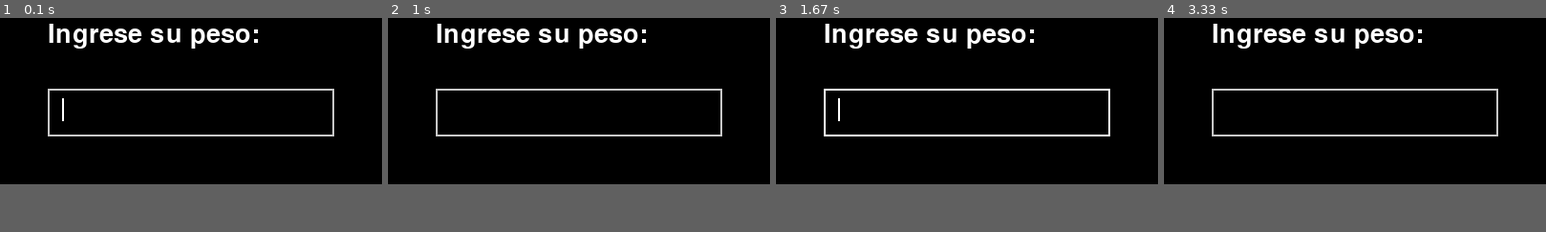
Above: before the commit, frames 1-4 (left to right).
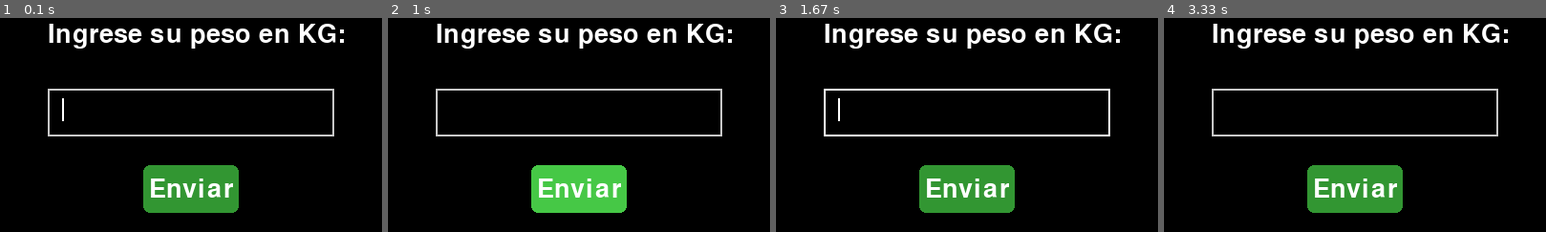
Above: after the commit, the same moments.

Repository: Juansebt/prueba
Game: pygame game, started from prueba.py
The game is run twice, just before and just after one commit, with the same random seed, the same clock (stepped at 60 frames per second) and the same inputs.
Inputs (mouse positions are in pixels of both pictures, inside the frame that each line leads up to):
- Up to frame 1 (0.1 s): no input
- Up to frame 2 (1 s): click (579, 112) at 0.38 s; click (617, 165) at 0.72 s
- Up to frame 3 (1.67 s): click (848, 75) at 1.05 s; click (1012, 133) at 1.38 s
- Up to frame 4 (3.33 s): click (1362, 32) at 1.72 s; click (1335, 174) at 2.05 s; click (1343, 71) at 2.38 s; click (1431, 95) at 2.72 s; click (1488, 174) at 3.05 s
The window is 400x200 before the commit and 400x250 after it. Grey fills any space a smaller window leaves; there, only what the larger window draws over its background counts as a difference.

The runs differ from the first frame. In frame 1, 6.4% of the frame differs, in the area x 37-90%, y 2-92%; in frame 2, 6.4%; in frame 3, 6.4%; in frame 4, 6.4%.

Commit message:
cuarta versión - modificaciones

Diff:
--- a/prueba.py
+++ b/prueba.py
@@ -11,19 +11,32 @@
     imagen = cv2.cvtColor(imagen, cv2.COLOR_BGR2RGB)
     return imagen
 
+# Función para dibujar un botón con esquinas redondeadas
+def dibujar_boton_redondeado(pantalla, rect, color, texto, fuente):
+    # Dibujar el fondo del botón
+    pygame.draw.rect(pantalla, color, rect, border_radius=7)  # Esquinas redondeadas
+
+    # Centrar el texto en el botón
+    texto_superficie = fuente.render(texto, True, (255, 255, 255))
+    texto_rect = texto_superficie.get_rect(center=rect.center)  # Centrar el texto en el botón
+    pantalla.blit(texto_superficie, texto_rect)  # Mostrar el texto centrado en el botón
+
 # Función para mostrar un cuadro de entrada en Pygame para obtener el peso del usuario
 def pedir_peso_pygame():
     pygame.init()
-    pantalla = pygame.display.set_mode((400, 200))
-    pygame.display.set_caption("Ingrese su peso")
+    pantalla = pygame.display.set_mode((400, 250))
+    pygame.display.set_caption("Ingresar peso")
 
     # Definir fuente y colores
     fuente = pygame.font.Font(None, 50)
     fuente_indicacion = pygame.font.Font(None, 40)  # Fuente para la indicación
+    fuente_boton = pygame.font.Font(None, 40)
     color_texto = (255, 255, 255)
     color_fondo = (0, 0, 0)
     color_cuadro = (200, 200, 200)
     color_cuadro_activo = (255, 255, 255)
+    color_boton_normal = (50, 150, 50)
+    color_boton_hover = (70, 200, 70)  # Color cuando el mouse está sobre el botón
 
     # Cuadro de texto y variables de entrada
     cuadro = pygame.Rect(50, 100, 300, 50)
@@ -33,6 +46,9 @@
     terminado = False
     peso = None
 
+    # Definir botón de enviar
+    boton = pygame.Rect(150, 180, 100, 50)  # Posición y tamaño del botón
+
     while not terminado:
         for evento in pygame.event.get():
             if evento.type == pygame.QUIT:
@@ -40,7 +56,7 @@
                 return None
 
             if evento.type == pygame.MOUSEBUTTONDOWN:
-                # Activar el cuadro de texto si el usuario hace clic en él
+                # Verificar si se hace clic en el cuadro de texto
                 if cuadro.collidepoint(evento.pos):
                     activo = True
                     cuadro_color = color_cuadro_activo
@@ -48,24 +64,28 @@
                     activo = False
                     cuadro_color = color_cuadro
 
-            if evento.type == pygame.KEYDOWN:
-                if activo:
-                    if evento.key == pygame.K_RETURN:
-                        try:
-                            peso = float(texto)
-                            terminado = True  # Terminar cuando se ingrese el peso
-                        except ValueError:
-                            texto = ''  # Limpiar si el texto no es un número válido
-                    elif evento.key == pygame.K_BACKSPACE:
-                        texto = texto[:-1]
-                    else:
+                # Verificar si se hace clic en el botón de enviar
+                if boton.collidepoint(evento.pos):
+                    try:
+                        peso = float(texto)
+                        terminado = True  # Terminar cuando se presiona el botón de enviar
+                    except ValueError:
+                        texto = ''  # Limpiar si el texto no es un número válido
+
+            if evento.type == pygame.KEYDOWN and activo:
+                # Validar que solo se puedan ingresar números y un punto decimal
+                if evento.key == pygame.K_BACKSPACE:
+                    texto = texto[:-1]
+                else:
+                    # Solo permitir dígitos o un único punto decimal
+                    if evento.unicode.isdigit() or (evento.unicode == '.' and '.' not in texto):
                         texto += evento.unicode
 
         # Dibujar pantalla
         pantalla.fill(color_fondo)
 
         # Renderizar la indicación
-        indicacion_superficie = fuente_indicacion.render("Ingrese su peso:", True, color_texto)
+        indicacion_superficie = fuente_indicacion.render("Ingrese su peso en KG:", True, color_texto)
         pantalla.blit(indicacion_superficie, (50, 30))  # Mostrar indicación arriba del campo de texto
 
         # Renderizar el texto actual en el cuadro de entrada
@@ -80,6 +100,16 @@
 
         # Dibujar cuadro de texto
         pygame.draw.rect(pantalla, cuadro_color, cuadro, 2)
+
+        # Detectar el estado del mouse
+        mouse_pos = pygame.mouse.get_pos()
+        if boton.collidepoint(mouse_pos):
+            boton_color = color_boton_hover  # Cambiar color al pasar el mouse
+        else:
+            boton_color = color_boton_normal  # Color normal
+
+        # Dibujar el botón de enviar con esquinas redondeadas
+        dibujar_boton_redondeado(pantalla, boton, boton_color, "Enviar", fuente_boton)
 
         # Actualizar la pantalla
         pygame.display.flip()
@@ -108,6 +138,7 @@
 
         # Crear una ventana de Pygame con las dimensiones de la imagen
         pantalla = pygame.display.set_mode((imagen.shape[1], imagen.shape[0]))
+        pygame.display.set_caption("GORD@ DE MIERDA")
 
         # Bucle principal de Pygame
         ejecutando = True
Not shown, added: music.mp3
